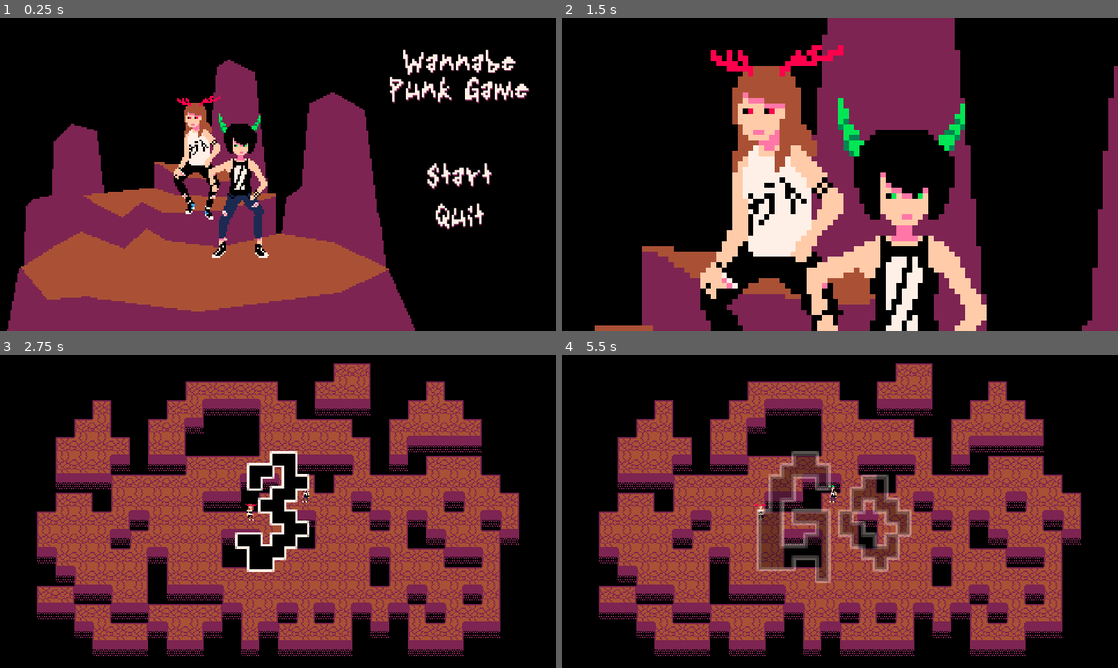
Above: before the commit, frames 1-4 (two rows, left to right).
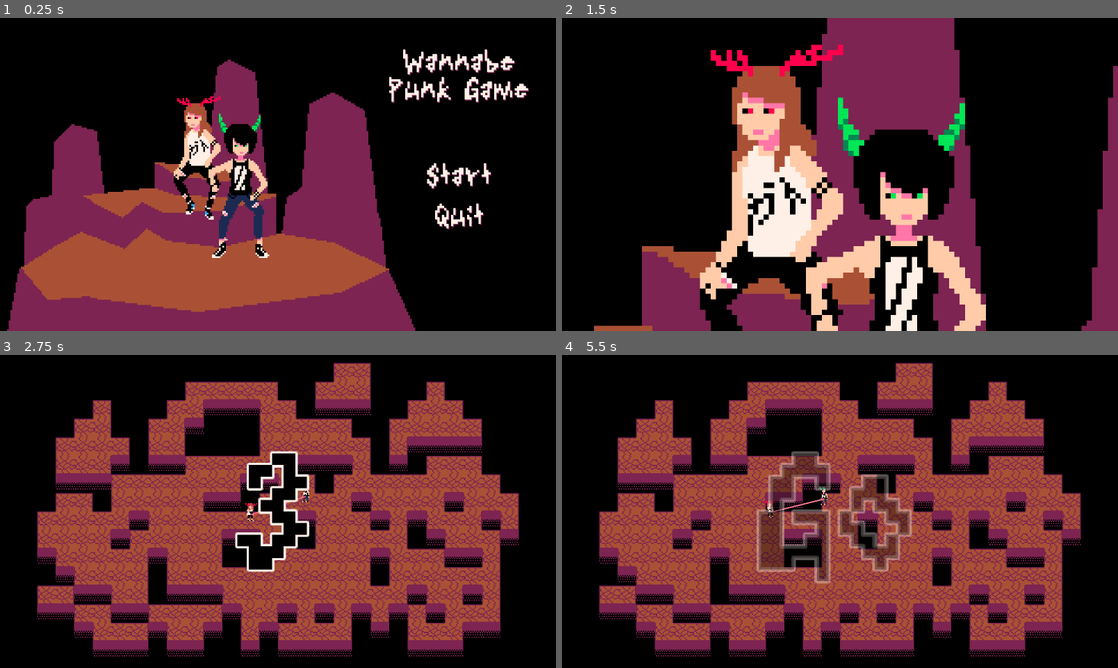
Above: after the commit, the same moments.

Repository: Dwyriel/WannabePunkGame
Game: Godot game, scene res://Scenes/GameMenu.tscn
Same seed, same stepped clock (60 frames per second), same inputs: the game is played once before the commit and once after it.
Inputs (mouse positions are in pixels of both pictures, inside the frame that each line leads up to):
- Up to frame 1 (0.25 s): no input
- Up to frame 2 (1.5 s): click "Start" at 0.5 s; move the mouse to (962, 158) at 1.27 s; hold D (P0_Right) from 1.28 s (still down); tap Shift (P0_Dash) at 1.35 s
- Up to frame 3 (2.75 s): release D (P0_Right) at 2 s; click (211, 517) at 2 s
- Up to frame 4 (5.5 s): tap Enter at 2.75, 5 s; move the mouse to (728, 527) at 2.77 s; hold S (P0_Down) 2.78-3.53 s; tap Keypad 0 (P1_Dash) at 2.85, 4.35 s; tap Space at 3.5 s; move the mouse to (895, 442) at 3.52 s; hold D (P0_Right) 3.53-4.28 s; tap Shift (P0_Dash) at 3.6, 5.1 s; move the mouse to (812, 574) at 4.27 s; hold W (P0_Up) 4.28-5.03 s; move the mouse to (1006, 558) at 5.02 s; hold A (P0_Left) from 5.03 s (still down)

The runs differ from the first frame. In frame 1, 2.1% of the frame differs, in the area x 1-96%, y 10-100%; in frame 2, 1.7%; in frame 3, 6.3%; in frame 4, 6.9%, in the area x 6-94%, y 2-97%.

Commit message:
Pulling Effect

Diff:
--- /dev/null
+++ b/Assets/pixilate.shader
@@ -0,0 +1,9 @@
+shader_type canvas_item;
+
+uniform float factor : hint_range(0, 10) = 2;
+
+void fragment(){
+	vec2 numOfPixels = vec2(textureSize(TEXTURE, 0)) * factor;
+	vec2 pixelatedUV = round(UV * numOfPixels) / factor;
+	COLOR = vec4(pixelatedUV.x, pixelatedUV.y, 0 , 1);
+}
--- a/Scenes/GameScene.tscn
+++ b/Scenes/GameScene.tscn
@@ -1,8 +1,10 @@
-[gd_scene load_steps=23 format=2]
+[gd_scene load_steps=25 format=2]
 
 [ext_resource path="res://RawAssets/TileMap.png" type="Texture" id=1]
 [ext_resource path="res://Scripts/GameScene.gd" type="Script" id=2]
 [ext_resource path="res://Fonts/DoubleHomicide.ttf" type="DynamicFontData" id=3]
+[ext_resource path="res://Scripts/StringScript.gd" type="Script" id=4]
+[ext_resource path="res://RawAssets/string.png" type="Texture" id=5]
 
 [sub_resource type="ConvexPolygonShape2D" id=2]
 points = PoolVector2Array( 16, 16, 0, 16, 0, 0, 16, 0 )
@@ -424,6 +426,12 @@
 format = 1
 tile_data = PoolIntArray( -524303, 16, 0, -524302, 16, 0, -524301, 16, 0, -524300, 16, 0, -524299, 16, 0, -524298, 16,  …(7881 unchanged characters)…
 
+[node name="Sprite" type="Sprite" parent="."]
+z_index = 3
+texture = ExtResource( 5 )
+centered = false
+script = ExtResource( 4 )
+
 [node name="Camera2D" type="Camera2D" parent="."]
 current = true
 zoom = Vector2( 0.3, 0.3 )
@@ -459,8 +467,6 @@
 margin_bottom = 135.0
 custom_colors/font_color = Color( 0, 0, 0, 1 )
 custom_fonts/font = SubResource( 18 )
-text = "4.12"
-percent_visible = -0.25
 
 [node name="GameOverNode" type="Node2D" parent="LabelNode"]
 
@@ -471,9 +477,10 @@
 margin_bottom = 135.0
 custom_colors/font_color = Color( 0, 0, 0, 1 )
 custom_fonts/font = SubResource( 19 )
-text = "RED
-WINS"
+text = "
+"
 align = 1
 valign = 1
 
+[connection signal="playersHaveBeenCreated" from="." to="Sprite" method="_on_MainNode_playersHaveBeenCreated"]
 [connection signal="timeout" from="Timer" to="." method="_on_Timer_timeout"]
--- a/Scenes/Player.tscn
+++ b/Scenes/Player.tscn
@@ -12,9 +12,6 @@
 [node name="Player" type="KinematicBody2D"]
 collision/safe_margin = 0.01
 script = ExtResource( 1 )
-speed = 60
-dashMultiplier = 150
-dashCooldown = 2.0
 
 [node name="PlayerFeetCollider" type="CollisionShape2D" parent="."]
 position = Vector2( 0.5, 6.5 )
--- a/Scripts/GameScene.gd
+++ b/Scripts/GameScene.gd
@@ -1,4 +1,7 @@
 extends Node2D
+
+#Signals
+signal playersHaveBeenCreated;
 
 #Exports Attributes
 export var timeBeforeGoTime : int = 3;
@@ -58,6 +61,7 @@
 	GlobalVariables.Player1.connect(GlobalVariables.signalPlayerHasDied, self, "_on_Player1_Dead");
 	self.add_child_below_node(get_child(1), GlobalVariables.Player0);
 	self.add_child_below_node(get_child(1), GlobalVariables.Player1);
+	emit_signal(GlobalVariables.signalPayersHaveBeenCreated);
 
 func _process(delta):
 	if result == -1:
--- a/Scripts/GlobalVariables.gd
+++ b/Scripts/GlobalVariables.gd
@@ -1,20 +1,22 @@
 extends Node
+
+#consts
+const PushBackFromTouchkMultiplier: float = 60.0;
+const PushBackFromDashMultiplier: float = 120.0;
+const BeingPushedTime: float = .15; #! Some of those can(should?) be moved to the player script, for more customization &&/|| different attributes/skills for each character
+const dashingTime: float = .2;
+const fallingTimeBeforeDeath: float = 2.0;
+const zIndexWhenInFront : int = 4;
+const zIndexWhenBehind : int = 2;
+const zIndexWhenFalling : int = 1;
+const DistanceMinPull : float = 30.0;
+const DistanceMaxPull : float = 70.0;
 
 enum GameScenes {Menu, Game}
 var currentGameScene;
-var PushBackFromTouchkMultiplier: float = 60;
-var PushBackFromDashMultiplier: float = 120;
-var BeingPushedTime: float = .15; #! Some of those can(should?) be moved to the player script, for more customization &&/|| different attributes/skills for each character
-var dashingTime: float = .2;
-var fallingTimeBeforeDeath: float = 2;
-var zIndexWhenInFront : int = 3;
-var zIndexWhenBehind : int = 2;
-var zIndexWhenFalling : int = 1;
-
 enum Characters { Green, Red, Yellow };
 enum PlayerInput { Player0, Player1 };
 var CharacterPicked = Characters.Green;
-
 var Player0 : KinematicBody2D;
 var Player1 : KinematicBody2D;
 
@@ -41,15 +43,18 @@
 const methodCollidedWithOtherPlayer : String = "collidedWithOtherPlayer";
 const methodIsDashing : String = "isDashing";
 const methodIsFalling : String = "isFalling";
+const methodIsDead : String = "isDead";
 const methodreceiveInitParams : String = "receiveInitParams";
 const methodGameStart : String = "gameStart";
 const methodGameEnd : String = "gameEnd";
 const signalPlayerHasDied : String = "player_has_died";
+const signalPayersHaveBeenCreated : String = "playersHaveBeenCreated";
 
 #Pallete Colors:
 const White : Color = Color("#FFF1E8");
 const Black : Color = Color("#000000");
 const Purple : Color = Color("#7E2553");
+const Red : Color = Color("#FF004D");
 const Pink : Color = Color("#FF77A8");
 const Brown : Color = Color("#AB5236");
 const DarkBlue : Color = Color("#1D2B53");
--- a/Scripts/PlayerScript.gd
+++ b/Scripts/PlayerScript.gd
@@ -4,9 +4,10 @@
 signal player_has_died;
 
 #Export Attributes
-export(int) var speed : int;
-export(int) var dashMultiplier : int;
-export(float) var dashCooldown : float;
+export(int) var speed : int = 60;
+export(int) var dashMultiplier : int = 150;
+export(float) var dashCooldown : float = 2;
+export(float) var pullForce : float = 75;
 export(float) var interpolationSpeed: float = .4;
 
 #Local Attributes
@@ -78,6 +79,11 @@
 	if body.name != "TileMap":
 		return;
 	outsideOfPlatform = false;
+	animatedSprite.scale = Vector2.ONE;
+	animatedSprite.position.y = 0;
+	interpolation = 0;
+	if !fallingTimer.is_stopped():
+		fallingTimer.stop();
 
 func _on_Area2D_body_exited(body):
 	if body.name != "TileMap":
@@ -114,6 +120,9 @@
 
 func isFalling():
 	return CurrentState == States.Falling;
+
+func isDead():
+	return CurrentState == States.Dead;
 
 func receiveInitParams(l_character, l_playerInput):
 	self.character = l_character;
@@ -182,6 +191,9 @@
 
 func physicsProcessStateAlive(delta: float):
 	var collision : KinematicCollision2D = move_and_collide(direction.normalized() * speed * delta);
+	if collision == null && !otherPlayerNode.call(GlobalVariables.methodIsFalling) && !otherPlayerNode.call(GlobalVariables.methodIsDead):
+		var forceMultiplier : float = (clamp(self.position.distance_to(otherPlayerNode.position), GlobalVariables.DistanceMinPull, GlobalVariables.DistanceMaxPull) - GlobalVariables.DistanceMinPull) / (GlobalVariables.DistanceMaxPull - GlobalVariables.DistanceMinPull)
+		collision = move_and_collide((otherPlayerNode.position - self.position).normalized() * pullForce * forceMultiplier * delta);#shouldn't generate a collision, but still
 	if collision != null:
 		if collision.collider.has_method(GlobalVariables.methodCollidedWithOtherPlayer) && collision.collider.has_method(GlobalVariables.methodIsDashing):
 			pushDirection = collision.remainder * -1;
@@ -240,7 +252,8 @@
 	PlayerCollider.disabled = true;
 	self.z_index = GlobalVariables.zIndexWhenFalling;
 	animatedSprite.animation = GlobalVariables.fallingAnim;
-	fallingTimer.start(GlobalVariables.fallingTimeBeforeDeath);
+	if fallingTimer.is_stopped():
+		fallingTimer.start(GlobalVariables.fallingTimeBeforeDeath);
 
 func switchStateToAlive():
 	CurrentState = States.Alive;
--- /dev/null
+++ b/Scripts/StringScript.gd
@@ -0,0 +1,30 @@
+extends Sprite
+
+export(float) var minDistanceForBlueColor : float = 15;
+
+var interpolation = 0;
+
+func _ready():
+	if minDistanceForBlueColor > GlobalVariables.DistanceMinPull:
+		minDistanceForBlueColor = GlobalVariables.DistanceMinPull;
+
+#Important: "self.scale.x" is the exact distance between player0 and player1 and should be read as "distance" when not being assigned;
+func _process(delta):
+	self.visible = !GlobalVariables.Player0.call(GlobalVariables.methodIsFalling) && !GlobalVariables.Player1.call(GlobalVariables.methodIsFalling)
+	self.position = GlobalVariables.Player0.position - Vector2(0, -2.5);
+	self.scale.x = GlobalVariables.Player0.position.distance_to(GlobalVariables.Player1.position);
+	self.rotation = (GlobalVariables.Player1.position - GlobalVariables.Player0.position).angle();
+	interpolation = clamp((self.scale.x - minDistanceForBlueColor) / (GlobalVariables.DistanceMinPull - minDistanceForBlueColor) if self.scale.x < GlobalVariables.DistanceMinPull else (self.scale.x - GlobalVariables.DistanceMinPull) / (GlobalVariables.DistanceMaxPull - GlobalVariables.DistanceMinPull), 0 ,1)
+	self.modulate = GlobalVariables.LightBlue.linear_interpolate(GlobalVariables.White, interpolation) if self.scale.x < GlobalVariables.DistanceMinPull else GlobalVariables.White.linear_interpolate(GlobalVariables.Red, interpolation)
+
+func _on_MainNode_playersHaveBeenCreated():
+	GlobalVariables.Player0.connect(GlobalVariables.signalPlayerHasDied, self, "_on_Player0_Dead");
+	GlobalVariables.Player1.connect(GlobalVariables.signalPlayerHasDied, self, "_on_Player1_Dead");
+
+func _on_Player0_Dead():
+	set_process(false);
+	self.visible = false;
+
+func _on_Player1_Dead():
+	set_process(false);
+	self.visible = false;
--- a/project.godot
+++ b/project.godot
@@ -24,7 +24,8 @@
 
 window/size/width=1600
 window/size/height=900
-window/stretch/mode="2d"
+window/stretch/mode="viewport"
+window/stretch/aspect="keep"
 
 [input]
 
Binary file added: RawAssets/string.png
Not shown, added: RawAssets/string.png.import
